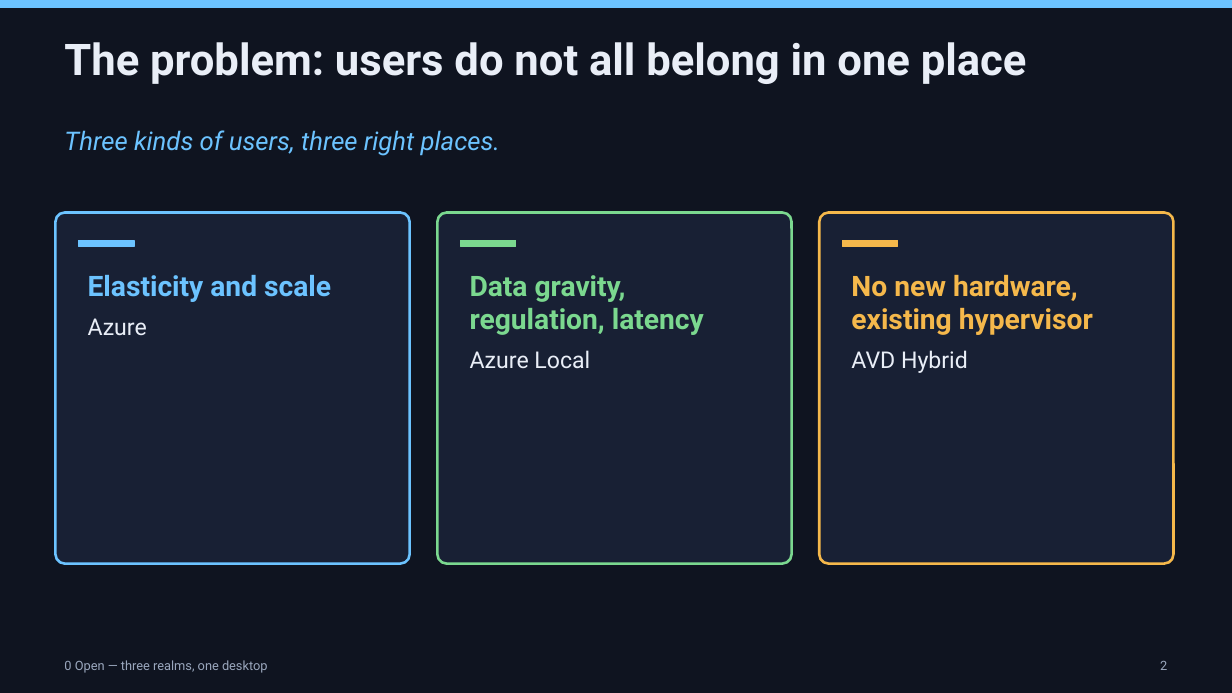
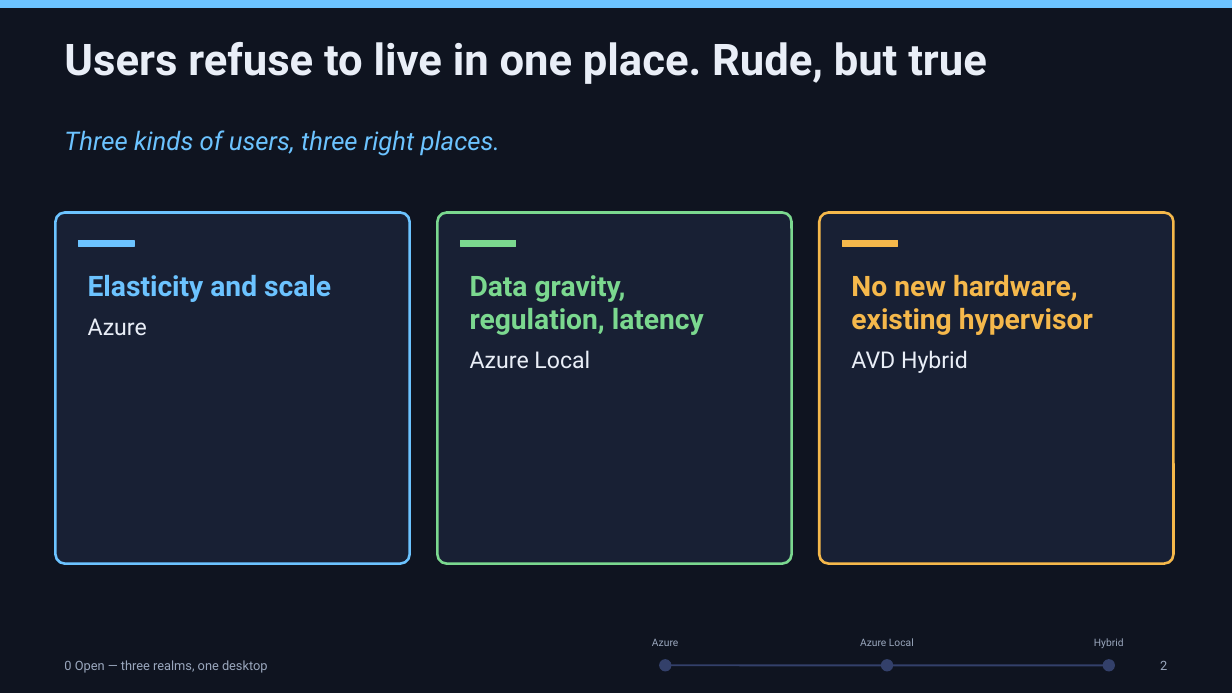
Before and after one commit to thisismydemo/nic2026_avd, a slide deck: slide 2 of presentation/AVD_Anywhere_NIC2026.pptx. Drawn at 1232x693 pixels with LibreOffice and Linux fonts; fonts in the diff are those of the drawing. Boxes give left, top, right and bottom in pixels: in the first picture for what was removed or moved away, otherwise in the second. Text is boxed around its words. In the diff, an @@ line names an element or a change of style, - is before the commit and + after.

```diff
--- a/presentation/AVD_Anywhere_NIC2026.pptx
+++ b/presentation/AVD_Anywhere_NIC2026.pptx
@@ text at [64,42,987,84]: text changed @@
-The problem: users do not all belong in one place
+Users refuse to live in one place. Rude, but true
@@ text added at [652,639,678,646], 8 pt, text #9AA7BD @@
+Azure
@@ text added at [860,638,914,646], 8 pt, text #9AA7BD @@
+Azure Local
@@ text added at [1094,638,1124,648], 8 pt, text #9AA7BD @@
+Hybrid
@@ ellipse added at [660,660,671,671], fill #33406A, outline #33406A 1 pt @@
@@ line added from (665, 665) to (1109, 665), #33406A 1.5 pt @@
@@ ellipse added at [882,660,893,671], fill #33406A, outline #33406A 1 pt @@
@@ ellipse added at [1104,660,1115,671], fill #33406A, outline #33406A 1 pt @@
```
Also in this commit, not shown: 65 other slides changed.
